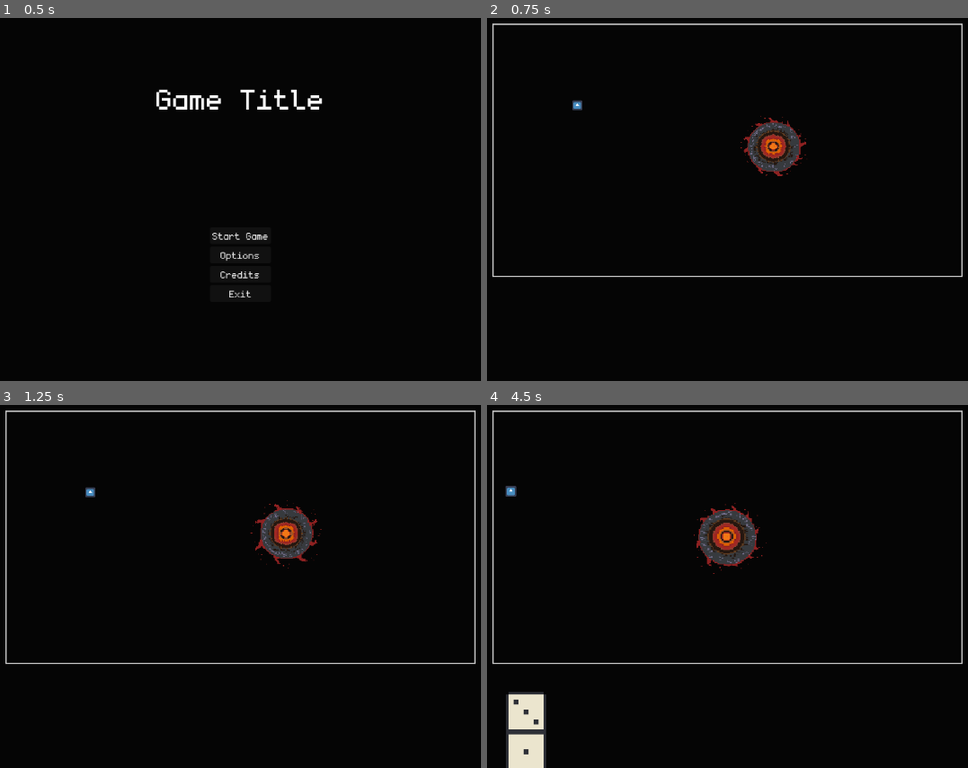
Above: before the commit, frames 1-4 (two rows, left to right).
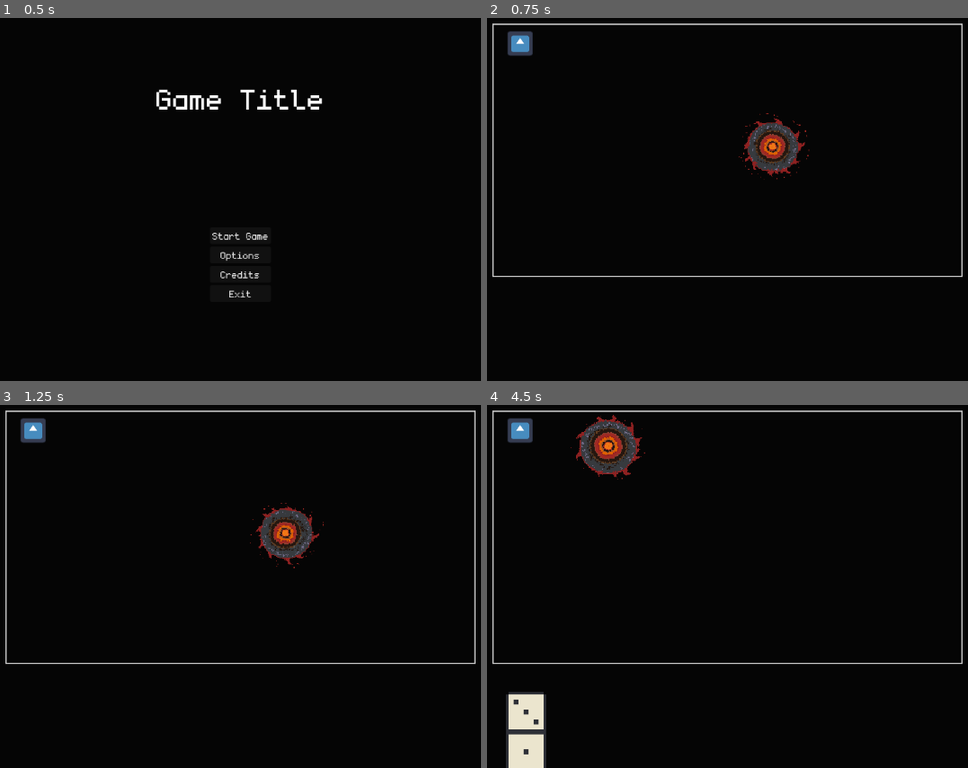
Above: after the commit, the same moments.

Repository: Juanxpeke/GD-BR2024
Game: Godot game, scene res://Core/GUI/MainMenu/main_menu.tscn
Same seed, same stepped clock (60 frames per second), same inputs: the game is played once before the commit and once after it. The engine's default icon, where the game draws it, is replaced by a stand-in: a white triangle on a blue panel in a dark square.
Inputs (mouse positions are in pixels of both pictures, inside the frame that each line leads up to):
- Up to frame 1 (0.5 s): no input
- Up to frame 2 (0.75 s): click "Start Game" at 0.5 s
- Up to frame 3 (1.25 s): no input
- Up to frame 4 (4.5 s): drag from (775, 535) to (602, 492) at 1.27 s; drag from (506, 477) to (727, 419) at 2.02 s; hold Mouse wheel up (wheel_up) 2.78-3.5 s; click (727, 419) at 2.92 s; drag from (953, 539) to (727, 579) at 3.52 s; drag from (717, 651) to (727, 419) at 4.27 s

Frame 1 is identical in both runs. In frame 2, 1.1% of the frame differs, in the area x 4-68%, y 3-45%; in frame 3, 1.1%; in frame 4, 3.6%, in the area x 3-59%, y 2-47%.

Commit message:
Deck files restructure

Diff:
--- a/Core/World/Deck/deck.tscn
+++ b/Core/World/Deck/deck.tscn
@@ -3,123 +3,123 @@
 [ext_resource type="Script" path="res://Core/World/Deck/deck.gd" id="1_crrof"]
 [ext_resource type="PackedScene" uid="uid://lnky8im65wgg" path="res://Core/Domino/domino.tscn" id="2_uah7y"]
 [ext_resource type="PackedScene" uid="uid://dp2sbtwygdtt4" path="res://Core/World/Indicators/ooc_indicator_component.tscn" id="3_owlyl"]
-[ext_resource type="Texture2D" uid="uid://cj0y3oam5unr" path="res://Assets/CustomPixelArt/PortalDispenser/DispenserPortalAnimation/DispenserBaseAnimation-Sheet.png" id="3_u35eb"]
-[ext_resource type="Texture2D" uid="uid://jlryjbt7mgau" path="res://icon.svg" id="4_26l5l"]
+[ext_resource type="Texture2D" uid="uid://daayyu4557uy1" path="res://Core/World/Deck/deck_icon.png" id="4_jynjv"]
+[ext_resource type="Texture2D" uid="uid://bdhh2uoaeksbv" path="res://Core/World/Deck/deck_sheet.png" id="5_6ee6j"]
 
-[sub_resource type="AtlasTexture" id="AtlasTexture_yw1go"]
-atlas = ExtResource("3_u35eb")
-region = Rect2(0, 0, 128, 128)
+[sub_resource type="AtlasTexture" id="AtlasTexture_rh0my"]
+atlas = ExtResource("5_6ee6j")
+region = Rect2(1920, 0, 128, 128)
 
-[sub_resource type="AtlasTexture" id="AtlasTexture_51xmm"]
-atlas = ExtResource("3_u35eb")
+[sub_resource type="AtlasTexture" id="AtlasTexture_gvw5d"]
+atlas = ExtResource("5_6ee6j")
+region = Rect2(1792, 0, 128, 128)
+
+[sub_resource type="AtlasTexture" id="AtlasTexture_m3wxu"]
+atlas = ExtResource("5_6ee6j")
+region = Rect2(1664, 0, 128, 128)
+
+[sub_resource type="AtlasTexture" id="AtlasTexture_82gme"]
+atlas = ExtResource("5_6ee6j")
+region = Rect2(1536, 0, 128, 128)
+
+[sub_resource type="AtlasTexture" id="AtlasTexture_mw4k3"]
+atlas = ExtResource("5_6ee6j")
+region = Rect2(1408, 0, 128, 128)
+
+[sub_resource type="AtlasTexture" id="AtlasTexture_s8ogg"]
+atlas = ExtResource("5_6ee6j")
+region = Rect2(1280, 0, 128, 128)
+
+[sub_resource type="AtlasTexture" id="AtlasTexture_u8p3g"]
+atlas = ExtResource("5_6ee6j")
+region = Rect2(1152, 0, 128, 128)
+
+[sub_resource type="AtlasTexture" id="AtlasTexture_hx808"]
+atlas = ExtResource("5_6ee6j")
+region = Rect2(1024, 0, 128, 128)
+
+[sub_resource type="AtlasTexture" id="AtlasTexture_aejvw"]
+atlas = ExtResource("5_6ee6j")
+region = Rect2(896, 0, 128, 128)
+
+[sub_resource type="AtlasTexture" id="AtlasTexture_2pywt"]
+atlas = ExtResource("5_6ee6j")
+region = Rect2(768, 0, 128, 128)
+
+[sub_resource type="AtlasTexture" id="AtlasTexture_qvia1"]
+atlas = ExtResource("5_6ee6j")
+region = Rect2(640, 0, 128, 128)
+
+[sub_resource type="AtlasTexture" id="AtlasTexture_gptjy"]
+atlas = ExtResource("5_6ee6j")
+region = Rect2(512, 0, 128, 128)
+
+[sub_resource type="AtlasTexture" id="AtlasTexture_tib4l"]
+atlas = ExtResource("5_6ee6j")
+region = Rect2(384, 0, 128, 128)
+
+[sub_resource type="AtlasTexture" id="AtlasTexture_eo1sy"]
+atlas = ExtResource("5_6ee6j")
+region = Rect2(256, 0, 128, 128)
+
+[sub_resource type="AtlasTexture" id="AtlasTexture_5dlhj"]
+atlas = ExtResource("5_6ee6j")
 region = Rect2(128, 0, 128, 128)
 
-[sub_resource type="AtlasTexture" id="AtlasTexture_ptkhm"]
-atlas = ExtResource("3_u35eb")
-region = Rect2(256, 0, 128, 128)
-
-[sub_resource type="AtlasTexture" id="AtlasTexture_d0msu"]
-atlas = ExtResource("3_u35eb")
-region = Rect2(384, 0, 128, 128)
-
-[sub_resource type="AtlasTexture" id="AtlasTexture_b2dkr"]
-atlas = ExtResource("3_u35eb")
-region = Rect2(512, 0, 128, 128)
-
-[sub_resource type="AtlasTexture" id="AtlasTexture_qao6b"]
-atlas = ExtResource("3_u35eb")
-region = Rect2(640, 0, 128, 128)
-
-[sub_resource type="AtlasTexture" id="AtlasTexture_cp12n"]
-atlas = ExtResource("3_u35eb")
-region = Rect2(768, 0, 128, 128)
-
-[sub_resource type="AtlasTexture" id="AtlasTexture_qg77r"]
-atlas = ExtResource("3_u35eb")
-region = Rect2(896, 0, 128, 128)
-
-[sub_resource type="AtlasTexture" id="AtlasTexture_gpc7o"]
-atlas = ExtResource("3_u35eb")
-region = Rect2(1024, 0, 128, 128)
-
-[sub_resource type="AtlasTexture" id="AtlasTexture_nb65f"]
-atlas = ExtResource("3_u35eb")
-region = Rect2(1152, 0, 128, 128)
-
-[sub_resource type="AtlasTexture" id="AtlasTexture_dbpkx"]
-atlas = ExtResource("3_u35eb")
-region = Rect2(1280, 0, 128, 128)
-
-[sub_resource type="AtlasTexture" id="AtlasTexture_ispt5"]
-atlas = ExtResource("3_u35eb")
-region = Rect2(1408, 0, 128, 128)
-
-[sub_resource type="AtlasTexture" id="AtlasTexture_a87uq"]
-atlas = ExtResource("3_u35eb")
-region = Rect2(1536, 0, 128, 128)
-
-[sub_resource type="AtlasTexture" id="AtlasTexture_fpkda"]
-atlas = ExtResource("3_u35eb")
-region = Rect2(1664, 0, 128, 128)
-
-[sub_resource type="AtlasTexture" id="AtlasTexture_tkenm"]
-atlas = ExtResource("3_u35eb")
-region = Rect2(1792, 0, 128, 128)
-
-[sub_resource type="AtlasTexture" id="AtlasTexture_klyy1"]
-atlas = ExtResource("3_u35eb")
-region = Rect2(1920, 0, 128, 128)
+[sub_resource type="AtlasTexture" id="AtlasTexture_4o84r"]
+atlas = ExtResource("5_6ee6j")
+region = Rect2(0, 0, 128, 128)
 
 [sub_resource type="SpriteFrames" id="SpriteFrames_jo1uw"]
 animations = [{
 "frames": [{
 "duration": 1.0,
-"texture": SubResource("AtlasTexture_yw1go")
+"texture": SubResource("AtlasTexture_rh0my")
 }, {
 "duration": 1.0,
-"texture": SubResource("AtlasTexture_51xmm")
+"texture": SubResource("AtlasTexture_gvw5d")
 }, {
 "duration": 1.0,
-"texture": SubResource("AtlasTexture_ptkhm")
+"texture": SubResource("AtlasTexture_m3wxu")
 }, {
 "duration": 1.0,
-"texture": SubResource("AtlasTexture_d0msu")
+"texture": SubResource("AtlasTexture_82gme")
 }, {
 "duration": 1.0,
-"texture": SubResource("AtlasTexture_b2dkr")
+"texture": SubResource("AtlasTexture_mw4k3")
 }, {
 "duration": 1.0,
-"texture": SubResource("AtlasTexture_qao6b")
+"texture": SubResource("AtlasTexture_s8ogg")
 }, {
 "duration": 1.0,
-"texture": SubResource("AtlasTexture_cp12n")
+"texture": SubResource("AtlasTexture_u8p3g")
 }, {
 "duration": 1.0,
-"texture": SubResource("AtlasTexture_qg77r")
+"texture": SubResource("AtlasTexture_hx808")
 }, {
 "duration": 1.0,
-"texture": SubResource("AtlasTexture_gpc7o")
+"texture": SubResource("AtlasTexture_aejvw")
 }, {
 "duration": 1.0,
-"texture": SubResource("AtlasTexture_nb65f")
+"texture": SubResource("AtlasTexture_2pywt")
 }, {
 "duration": 1.0,
-"texture": SubResource("AtlasTexture_dbpkx")
+"texture": SubResource("AtlasTexture_qvia1")
 }, {
 "duration": 1.0,
-"texture": SubResource("AtlasTexture_ispt5")
+"texture": SubResource("AtlasTexture_gptjy")
 }, {
 "duration": 1.0,
-"texture": SubResource("AtlasTexture_a87uq")
+"texture": SubResource("AtlasTexture_tib4l")
 }, {
 "duration": 1.0,
-"texture": SubResource("AtlasTexture_fpkda")
+"texture": SubResource("AtlasTexture_eo1sy")
 }, {
 "duration": 1.0,
-"texture": SubResource("AtlasTexture_tkenm")
+"texture": SubResource("AtlasTexture_5dlhj")
 }, {
 "duration": 1.0,
-"texture": SubResource("AtlasTexture_klyy1")
+"texture": SubResource("AtlasTexture_4o84r")
 }],
 "loop": true,
 "name": &"default",
@@ -134,7 +134,7 @@
 domino_scene = ExtResource("2_uah7y")
 
 [node name="OOCIndicatorComponent" parent="." instance=ExtResource("3_owlyl")]
-indicator_texture = ExtResource("4_26l5l")
+indicator_texture = ExtResource("4_jynjv")
 
 [node name="Sprite" type="AnimatedSprite2D" parent="."]
 unique_name_in_owner = true
@@ -142,7 +142,7 @@
 scale = Vector2(2, 2)
 sprite_frames = SubResource("SpriteFrames_jo1uw")
 autoplay = "default"
-frame_progress = 0.92243
+frame_progress = 0.704277
 
 [node name="Area" type="Area2D" parent="."]
 unique_name_in_owner = true
--- a/Core/World/Indicators/ooc_indicator_component.tscn
+++ b/Core/World/Indicators/ooc_indicator_component.tscn
@@ -3,7 +3,7 @@
 [ext_resource type="Script" path="res://Core/World/Indicators/ooc_indicator_component.gd" id="1_17h3m"]
 
 [sub_resource type="CircleShape2D" id="CircleShape2D_g8pq3"]
-radius = 32.0
+radius = 48.0
 
 [node name="OOCIndicatorComponent" type="Node2D"]
 script = ExtResource("1_17h3m")
@@ -18,5 +18,34 @@
 [node name="CollisionShape" type="CollisionShape2D" parent="IndicatorLayer/IndicatorArea"]
 shape = SubResource("CircleShape2D_g8pq3")
 
-[node name="IndicatorSprite" type="Sprite2D" parent="IndicatorLayer/IndicatorArea"]
+[node name="NinePatchRect" type="NinePatchRect" parent="IndicatorLayer/IndicatorArea"]
+anchors_preset = 8
+anchor_left = 0.5
+anchor_top = 0.5
+anchor_right = 0.5
+anchor_bottom = 0.5
+offset_left = -20.0
+offset_top = -20.0
+offset_right = 20.0
+offset_bottom = 20.0
+grow_horizontal = 2
+grow_vertical = 2
+
+[node name="IndicatorSprite" type="TextureRect" parent="IndicatorLayer/IndicatorArea/NinePatchRect"]
 unique_name_in_owner = true
+custom_minimum_size = Vector2(64, 64)
+layout_mode = 1
+anchors_preset = 8
+anchor_left = 0.5
+anchor_top = 0.5
+anchor_right = 0.5
+anchor_bottom = 0.5
+offset_left = -24.0
+offset_top = -24.0
+offset_right = 24.0
+offset_bottom = 24.0
+grow_horizontal = 2
+grow_vertical = 2
+mouse_default_cursor_shape = 2
+expand_mode = 1
+stretch_mode = 5
--- a/Core/World/world.tscn
+++ b/Core/World/world.tscn
@@ -25,7 +25,7 @@
 position = Vector2(691, 316)
 
 [node name="Tower" parent="." instance=ExtResource("3_rdh5i")]
-position = Vector2(206, 208)
+position = Vector2(-538, -278)
 placement_area_up_blocked = true
 placement_area_left_blocked = true
 
Binary file added: Core/World/Deck/deck_icon.png
Binary file added: Core/World/Deck/deck_sheet.png
